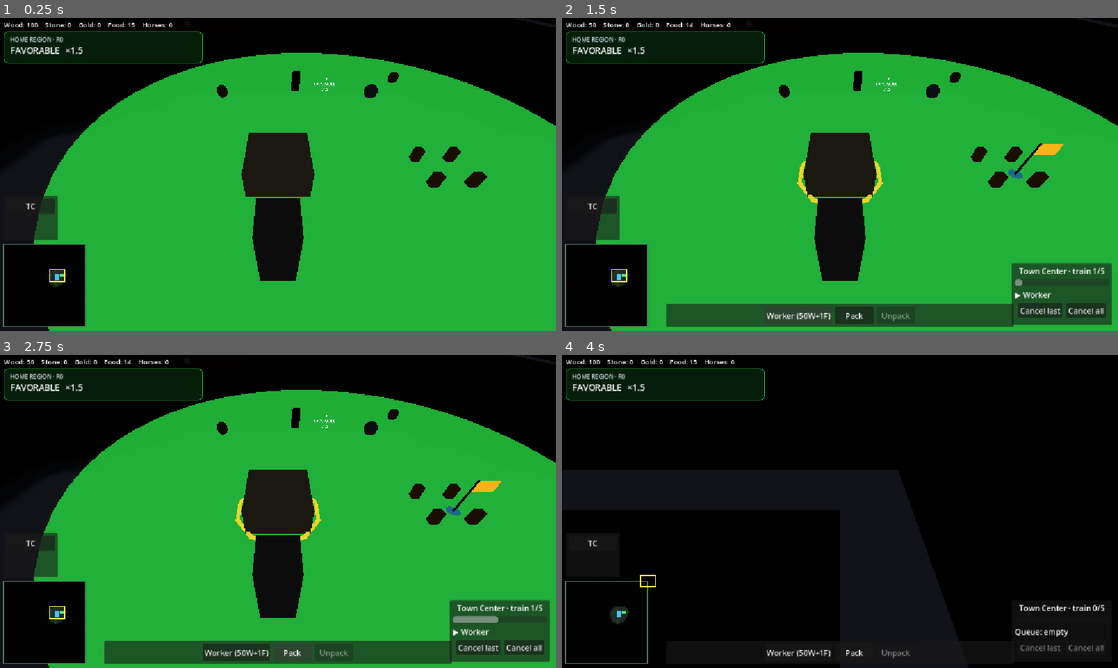
Above: before the commit, frames 1-4 (two rows, left to right).
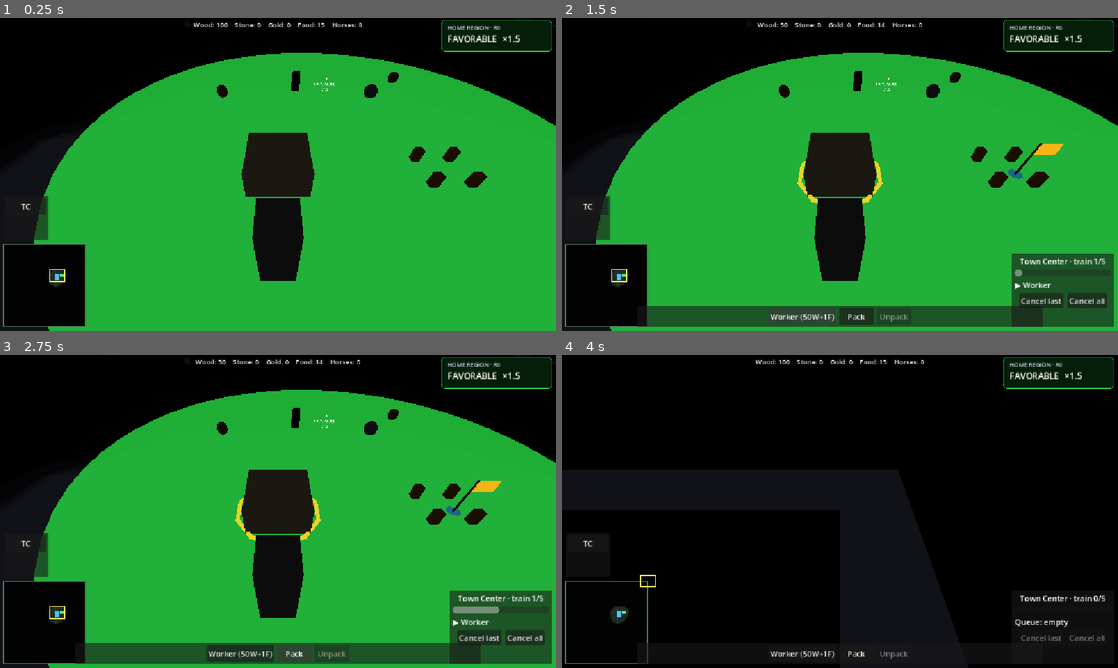
Above: after the commit, the same moments.

Repository: Ferrum-t/RTS-Game
Game: Godot game, scene res://Scenes/World/World.tscn
The game is run twice, just before and just after one commit, with the same random seed, the same clock (stepped at 60 frames per second) and the same inputs.
Inputs (mouse positions are in pixels of both pictures, inside the frame that each line leads up to):
- Up to frame 1 (0.25 s): no input
- Up to frame 2 (1.5 s): click "TC" at 0.5 s; click "Worker (50W+1F)" at 1.25 s
- Up to frame 3 (2.75 s): click "Pack" at 2 s
- Up to frame 4 (4 s): click "Cancel last" at 2.75 s; drag from (606, 621) to (895, 442) at 3.52 s

The runs differ from the first frame. In frame 1, 6.4% of the frame differs, in the area x 0-100%, y 0-71%; in frame 2, 9.6%; in frame 3, 9.8%, in the area x 0-100%, y 0-99%; in frame 4, 7.3%.

Commit message:
Fix ui.tscn: BuildPanel PanelContainer + Horse Archer button only

Diff:
--- a/Scenes/UI/ui.tscn
+++ b/Scenes/UI/ui.tscn
@@ -30,13 +30,18 @@
 grow_horizontal = 2
 theme_override_font_sizes/font_size = 14
 text = "Wood: 0    Stone: 0    Gold: 0    Food: 0    Horses: 0"
+horizontal_alignment = 1
 script = ExtResource("4_resui")
 
 [node name="ClimateHomeHud" type="PanelContainer" parent="."]
-offset_left = 8.0
-offset_top = 28.0
-offset_right = 420.0
-offset_bottom = 52.0
+anchors_preset = 1
+anchor_left = 1.0
+anchor_right = 1.0
+offset_left = -180.0
+offset_top = 4.0
+offset_right = -8.0
+offset_bottom = 56.0
+grow_horizontal = 0
 script = ExtResource("11_climate")
 
 [node name="TrainingQueuePanel" type="PanelContainer" parent="."]
@@ -46,9 +51,9 @@
 anchor_right = 1.0
 anchor_bottom = 1.0
 offset_left = -220.0
-offset_top = -140.0
-offset_right = -12.0
-offset_bottom = -12.0
+offset_top = -160.0
+offset_right = -8.0
+offset_bottom = -8.0
 grow_horizontal = 0
 grow_vertical = 0
 script = ExtResource("12_queue")
@@ -59,29 +64,29 @@
 anchor_bottom = 1.0
 offset_left = 8.0
 offset_top = -280.0
-offset_right = 120.0
+offset_right = 100.0
 offset_bottom = -188.0
 grow_vertical = 0
 script = ExtResource("13_quick")
 
 [node name="Margin" type="MarginContainer" parent="QuickTrainPanel"]
 layout_mode = 2
-theme_override_constants/margin_left = 6
-theme_override_constants/margin_top = 6
-theme_override_constants/margin_right = 6
-theme_override_constants/margin_bottom = 6
+theme_override_constants/margin_left = 4
+theme_override_constants/margin_top = 4
+theme_override_constants/margin_right = 4
+theme_override_constants/margin_bottom = 4
 
 [node name="HBox" type="VBoxContainer" parent="QuickTrainPanel/Margin"]
 layout_mode = 2
 theme_override_constants/separation = 4
 
 [node name="QuickWorker" type="Button" parent="QuickTrainPanel/Margin/HBox"]
-custom_minimum_size = Vector2(100, 28)
+custom_minimum_size = Vector2(84, 36)
 layout_mode = 2
 text = "TC"
 
 [node name="QuickSoldier" type="Button" parent="QuickTrainPanel/Margin/HBox"]
-custom_minimum_size = Vector2(100, 28)
+custom_minimum_size = Vector2(84, 36)
 layout_mode = 2
 text = "Barracks"
 
@@ -102,9 +107,9 @@
 anchor_top = 1.0
 anchor_right = 0.5
 anchor_bottom = 1.0
-offset_left = -360.0
-offset_top = -56.0
-offset_right = 360.0
+offset_left = -420.0
+offset_top = -52.0
+offset_right = 420.0
 offset_bottom = -8.0
 grow_horizontal = 2
 grow_vertical = 0
@@ -113,24 +118,24 @@
 [node name="Margin" type="MarginContainer" parent="BottomBar"]
 layout_mode = 2
 theme_override_constants/margin_left = 8
-theme_override_constants/margin_top = 6
+theme_override_constants/margin_top = 4
 theme_override_constants/margin_right = 8
-theme_override_constants/margin_bottom = 6
+theme_override_constants/margin_bottom = 4
 
 [node name="HBox" type="HBoxContainer" parent="BottomBar/Margin"]
 layout_mode = 2
-theme_override_constants/separation = 10
 alignment = 1
+theme_override_constants/separation = 6
 
 [node name="WorkerGroup" type="HBoxContainer" parent="BottomBar/Margin/HBox"]
 visible = false
 layout_mode = 2
 theme_override_constants/separation = 6
 
-[node name="BuildPanel" type="HBoxContainer" parent="BottomBar/Margin/HBox/WorkerGroup"]
+[node name="BuildPanel" type="PanelContainer" parent="BottomBar/Margin/HBox/WorkerGroup"]
 layout_mode = 2
 script = ExtResource("1_ahcct")
-catalog = ExtResource("2_de23q")
+build_catalog = ExtResource("2_de23q")
 build_button_scene = ExtResource("3_c7mb3")
 
 [node name="VBoxContainer" type="HBoxContainer" parent="BottomBar/Margin/HBox/WorkerGroup/BuildPanel"]
@@ -183,13 +188,13 @@
 script = ExtResource("5_train")
 
 [node name="PackButton" type="Button" parent="BottomBar/Margin/HBox/TownCenterGroup"]
-custom_minimum_size = Vector2(80, 28)
+custom_minimum_size = Vector2(72, 28)
 layout_mode = 2
 text = "Pack"
 script = ExtResource("8_pack")
 
 [node name="UnpackButton" type="Button" parent="BottomBar/Margin/HBox/TownCenterGroup"]
-custom_minimum_size = Vector2(80, 28)
+custom_minimum_size = Vector2(72, 28)
 layout_mode = 2
 text = "Unpack"
 script = ExtResource("9_unpack")
@@ -200,13 +205,13 @@
 theme_override_constants/separation = 6
 
 [node name="PackButton" type="Button" parent="BottomBar/Margin/HBox/WatchtowerGroup"]
-custom_minimum_size = Vector2(80, 28)
+custom_minimum_size = Vector2(72, 28)
 layout_mode = 2
 text = "Pack"
 script = ExtResource("8_pack")
 
 [node name="UnpackButton" type="Button" parent="BottomBar/Margin/HBox/WatchtowerGroup"]
-custom_minimum_size = Vector2(80, 28)
+custom_minimum_size = Vector2(72, 28)
 layout_mode = 2
 text = "Unpack"
 script = ExtResource("9_unpack")
